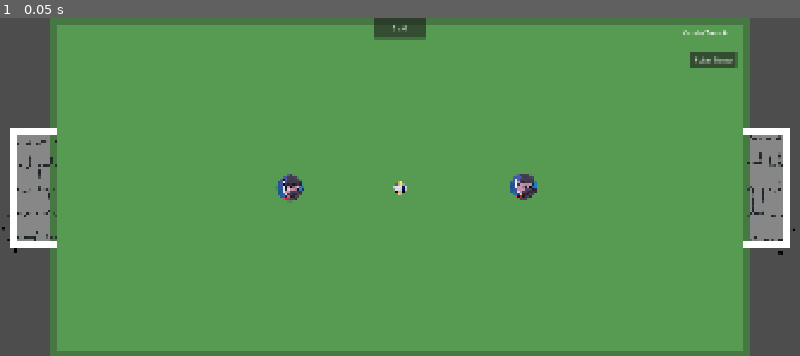
Above: before the commit, frame 1.
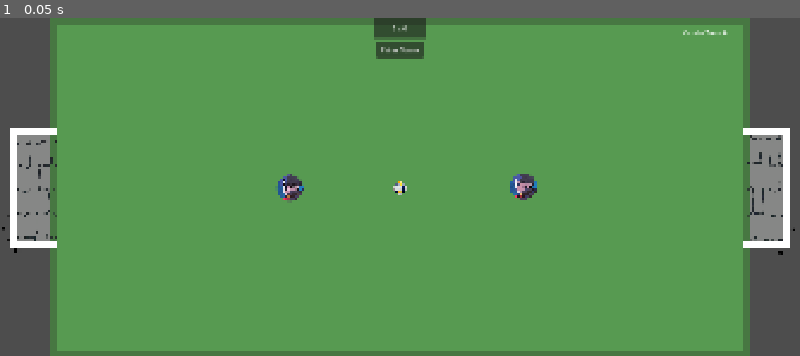
Above: after the commit, the same moment.

Repository: Icrowsz/BlueLock
Game: Godot game, scene res://cenas/Campo.tscn
The game is run twice, just before and just after one commit, with the same random seed, the same clock (stepped at 60 frames per second) and the same inputs.
Inputs:
- Up to frame 1 (0.05 s): no input

The runs differ from the first frame. In frame 1, 0.6% of the frame differs, in the area x 47-93%, y 7-15%.

Commit message:
mensagem de cooldown
melhorias no design

Diff:
--- a/bluelockpaletas/cenas/Campo.tscn
+++ b/bluelockpaletas/cenas/Campo.tscn
@@ -6,6 +6,7 @@
 [ext_resource type="Script" uid="uid://bd08y5h40xpml" path="res://codigos/Placar.gd" id="5_03kpf"]
 [ext_resource type="PackedScene" uid="uid://c6diob41p1sf" path="res://cenas/Isagi.tscn" id="5_s60hy"]
 [ext_resource type="Script" uid="uid://dav64dqrkbgnd" path="res://codigos/UIHabilidade.gd" id="7_i77rs"]
+[ext_resource type="Script" uid="uid://b3dhnhqui1wpv" path="res://codigos/UIMensagem.gd" id="8_5pgv7"]
 [ext_resource type="Script" uid="uid://dntj5x3p225d8" path="res://codigos/UITurno.gd" id="8_57jda"]
 
 [sub_resource type="RectangleShape2D" id="RectangleShape2D_237nx"]
@@ -293,8 +294,19 @@
 
 [node name="BotaoPularTurno" type="Button" parent="UITurno" unique_id=129683379]
 unique_name_in_owner = true
-offset_left = 1656.0
-offset_top = 80.0
-offset_right = 1768.0
-offset_bottom = 120.0
+offset_left = 904.0
+offset_top = 56.0
+offset_right = 1016.0
+offset_bottom = 96.0
 text = "Pular Turno"
+
+[node name="UIMensagem" type="CanvasLayer" parent="." unique_id=424843351]
+script = ExtResource("8_5pgv7")
+
+[node name="LabelMensagem" type="Label" parent="UIMensagem" unique_id=974411143]
+unique_name_in_owner = true
+offset_left = 720.0
+offset_top = 120.0
+offset_right = 1209.0
+offset_bottom = 176.0
+theme_override_font_sizes/font_size = 20
--- a/bluelockpaletas/codigos/Botao.gd
+++ b/bluelockpaletas/codigos/Botao.gd
@@ -60,11 +60,17 @@
 func _input(event: InputEvent) -> void:
 	if event is InputEventMouseButton and event.button_index == MOUSE_BUTTON_LEFT:
 		var pos_mouse := get_global_mouse_position()
-		if event.pressed and _mouse_sobre_o_botao(pos_mouse):
-			arrastando = true
-			ponto_inicial = pos_mouse
-			if linha_mira:
-				linha_mira.visible = true
+		if event.pressed and _mouse_no_corpo(pos_mouse):
+			# clicar SEMPRE seleciona o personagem pra UI mostrar as
+			# habilidades dele — independe de ser a vez do time ou não,
+			# assim dá pra "inspecionar" qualquer botão em campo
+			Eventos.botao_selecionado.emit(self)
+
+			if _pode_arrastar():
+				arrastando = true
+				ponto_inicial = pos_mouse
+				if linha_mira:
+					linha_mira.visible = true
 		elif not event.pressed and arrastando:
 			_soltar_e_chutar(pos_mouse)
 
@@ -74,10 +80,12 @@
 		_atualizar_mira(get_global_mouse_position())
 
 
-func _mouse_sobre_o_botao(pos_mouse_global: Vector2) -> bool:
-	if not pode_agir() or not Turnos.tem_acao_disponivel("movimento"):
-		return false
+func _mouse_no_corpo(pos_mouse_global: Vector2) -> bool:
 	return global_position.distance_to(pos_mouse_global) < raio_clique
+
+
+func _pode_arrastar() -> bool:
+	return pode_agir() and Turnos.tem_acao_disponivel("movimento")
 
 
 func _atualizar_mira(pos_atual_global: Vector2) -> void:
@@ -123,16 +131,12 @@
 	if not body.is_in_group("bola"):
 		return
 	bola_no_alcance = body
-	if nome_habilidade() != "":
-		Eventos.habilidade_disponivel.emit(self)
 
 
 func _on_bola_saiu_alcance(body: Node) -> void:
 	if not body.is_in_group("bola") or bola_no_alcance != body:
 		return
 	bola_no_alcance = null
-	if nome_habilidade() != "":
-		Eventos.habilidade_indisponivel.emit(self)
 
 
 func gol_inimigo_lado() -> String:
--- a/bluelockpaletas/codigos/Eventos.gd
+++ b/bluelockpaletas/codigos/Eventos.gd
@@ -8,5 +8,5 @@
 ## ou escutar esses sinais sem precisar ter referência direta umas às outras.
 
 signal gol_marcado(lado: String)  # "esquerda" ou "direita"
-signal habilidade_disponivel(botao: Botao)    # emitido quando dá pra usar uma habilidade
-signal habilidade_indisponivel(botao: Botao)  # emitido quando deixa de dar
+signal botao_selecionado(botao: Botao)   # emitido quando o jogador clica em um personagem
+signal mensagem_solicitada(texto: String)  # pede pra UI mostrar um aviso rápido na tela
--- a/bluelockpaletas/codigos/UIHabilidade.gd
+++ b/bluelockpaletas/codigos/UIHabilidade.gd
@@ -1,22 +1,20 @@
 extends CanvasLayer
 
-## Botão de habilidade especial (ex: "Chute Direto") que aparece no canto
-## inferior da tela quando o jogador tem uma habilidade disponível, e some
-## quando deixa de estar no alcance.
+## Painel de habilidade que mostra a habilidade do personagem CLICADO
+## (nome + estado de cooldown, se houver). Some se o personagem clicado
+## não tiver nenhuma habilidade.
 ##
 ## Estrutura de nós esperada (monte no editor):
 ##
 ## CanvasLayer (UIHabilidade)  <- este script aqui
 ##   └── BotaoHabilidade (Button)
-##         ancorado no canto inferior (ex: bottom-right ou bottom-center)
+##         ancorado no canto inferior
 ##         começa com "visible" desmarcado no editor
-##         IMPORTANTE: clique direito no Button na árvore de cenas >
-##         "Acessar como Nome Único" (ícone %) — assim o script encontra
-##         ele mesmo que você aninhe dentro de containers depois pra estilizar
+##         IMPORTANTE: marque como Nome Único (%) na árvore de cenas
 
 @onready var botao_habilidade: Button = %BotaoHabilidade
 
-var botao_ativo: Botao = null  # qual personagem está com a habilidade pronta
+var botao_selecionado: Botao = null  # último personagem clicado
 
 
 func _ready() -> void:
@@ -24,75 +22,54 @@
 		push_error("UIHabilidade: não encontrei o nó 'BotaoHabilidade'. Confira se ele existe e está marcado como Nome Único (%) na árvore de cenas.")
 		return
 
-	Eventos.habilidade_disponivel.connect(_on_habilidade_disponivel)
-	Eventos.habilidade_indisponivel.connect(_on_habilidade_indisponivel)
+	Eventos.botao_selecionado.connect(_on_botao_selecionado)
 	Turnos.turno_iniciado.connect(_on_turno_iniciado)
 	botao_habilidade.pressed.connect(_on_botao_pressionado)
 	botao_habilidade.visible = false
 
 
-func _on_habilidade_disponivel(botao: Botao) -> void:
-	if not botao.tem_habilidade_no_alcance():
-		return  # não é o turno desse time
-	botao_ativo = botao
-	_atualizar_botao(botao)
+func _on_botao_selecionado(botao: Botao) -> void:
+	if botao.nome_habilidade() == "":
+		# personagem sem nenhuma habilidade (ex: Botao base): não mostra nada
+		botao_selecionado = null
+		botao_habilidade.visible = false
+		return
+
+	botao_selecionado = botao
+	_atualizar_texto()
 	botao_habilidade.visible = true
 
 
-func _on_habilidade_indisponivel(botao: Botao) -> void:
-	# só esconde se for o mesmo botão que estava ativo (evita que um
-	# segundo personagem saindo do alcance esconda a habilidade de outro)
-	if botao_ativo == botao:
-		botao_ativo = null
-		botao_habilidade.visible = false
+func _on_turno_iniciado(_time: String) -> void:
+	# os cooldowns são decrementados por cada Botao ao ouvir o mesmo sinal
+	# (ver Botao.gd, _on_turno_mudou). Usamos call_deferred pra garantir
+	# que essa atualização de texto rode DEPOIS que todos os cooldowns já
+	# foram decrementados nesse frame.
+	_atualizar_texto.call_deferred()
 
 
-func _on_turno_iniciado(time: String) -> void:
-	# usamos call_deferred aqui de propósito: cada Botao também está
-	# escutando esse mesmo sinal pra decrementar seu próprio cooldown
-	# (ver Botao.gd, _on_turno_mudou). Precisamos garantir que TODOS os
-	# cooldowns já foram atualizados antes de recalcular o que a UI
-	# mostra — call_deferred adia essa checagem pro fim do frame atual,
-	# depois que os outros handlers já rodaram.
-	_revalidar_apos_turno.call_deferred(time)
-
-
-func _revalidar_apos_turno(_time: String) -> void:
-	# ao trocar de turno, verifica se algum personagem do NOVO time já
-	# está com a bola no alcance (o sinal habilidade_disponivel só
-	# dispara quando a bola ENTRA na área — se ela já estava lá antes
-	# da troca de turno, precisamos revalidar manualmente aqui)
-	botao_ativo = null
-	botao_habilidade.visible = false
-
-	for nodo in get_tree().get_nodes_in_group("botoes"):
-		var botao := nodo as Botao
-		if botao and botao.tem_habilidade_no_alcance():
-			botao_ativo = botao
-			_atualizar_botao(botao)
-			botao_habilidade.visible = true
-			break
-
-
-func _atualizar_botao(botao: Botao) -> void:
-	var habilidade := botao.nome_habilidade()
-	if botao.esta_em_cooldown(habilidade):
-		botao_habilidade.text = "Aguarde (%d)" % botao.turnos_restantes_cooldown(habilidade)
-		botao_habilidade.disabled = true
+func _atualizar_texto() -> void:
+	if not botao_selecionado:
+		return
+	var habilidade := botao_selecionado.nome_habilidade()
+	if botao_selecionado.esta_em_cooldown(habilidade):
+		botao_habilidade.text = "Aguarde (%d)" % botao_selecionado.turnos_restantes_cooldown(habilidade)
 	else:
 		botao_habilidade.text = habilidade
-		botao_habilidade.disabled = not Turnos.tem_acao_disponivel("habilidade")
 
 
 func _on_botao_pressionado() -> void:
-	if botao_ativo and botao_ativo.pode_usar_habilidade():
-		# IMPORTANTE: executa a habilidade ANTES de consumir a ação.
-		# Se fizéssemos o contrário, e essa fosse a última ação do turno,
-		# Turnos.usar_acao() já teria trocado o turno pro time adversário
-		# antes de usar_habilidade() rodar — e a checagem de segurança
-		# dentro dela (pode_usar_habilidade -> pode_agir) cancelaria o
-		# efeito silenciosamente, achando que não era mais a vez do time.
-		botao_ativo.usar_habilidade()
+	if not botao_selecionado:
+		return
+
+	var habilidade := botao_selecionado.nome_habilidade()
+
+	if botao_selecionado.esta_em_cooldown(habilidade):
+		var restantes := botao_selecionado.turnos_restantes_cooldown(habilidade)
+		Eventos.mensagem_solicitada.emit("%s em cooldown! Aguarde mais %d turno(s)." % [habilidade, restantes])
+		return
+
+	if botao_selecionado.pode_usar_habilidade():
+		botao_selecionado.usar_habilidade()
 		Turnos.usar_acao("habilidade")
-	botao_habilidade.visible = false
-	botao_ativo = null
+		_atualizar_texto()  # reflete o cooldown recém-iniciado na hora
--- /dev/null
+++ b/bluelockpaletas/codigos/UIMensagem.gd
@@ -0,0 +1,51 @@
+extends CanvasLayer
+
+## Mostra uma mensagem rápida na tela (fade in, espera, fade out).
+## Disparada de QUALQUER lugar do jogo, sem precisar conhecer esse nó:
+##
+##     Eventos.mensagem_solicitada.emit("Texto do aviso aqui")
+##
+## Estrutura de nós esperada (monte no editor):
+##
+## CanvasLayer (UIMensagem)  <- este script aqui
+##   └── LabelMensagem (Label)
+##         posicione onde preferir (ex: centro da tela, ou embaixo do
+##         placar), fonte de destaque, começa invisível
+##         IMPORTANTE: marque como Nome Único (%) na árvore de cenas
+
+@export var duracao: float = 1.5  # segundos que a mensagem fica visível
+
+@onready var label_mensagem: Label = %LabelMensagem
+
+var tween_ativo: Tween = null
+
+
+func _ready() -> void:
+	if not label_mensagem:
+		push_error("UIMensagem: não encontrei o nó 'LabelMensagem'. Confira se ele existe e está marcado como Nome Único (%).")
+		return
+
+	Eventos.mensagem_solicitada.connect(_on_mensagem_solicitada)
+	label_mensagem.visible = false
+	label_mensagem.modulate.a = 0.0
+
+
+func _on_mensagem_solicitada(texto: String) -> void:
+	label_mensagem.text = texto
+
+	# se já tinha uma mensagem em exibição, cancela a animação anterior
+	# pra não sobrepor duas ao mesmo tempo
+	if tween_ativo and tween_ativo.is_valid():
+		tween_ativo.kill()
+
+	label_mensagem.visible = true
+	label_mensagem.modulate.a = 0.0
+
+	var tempo_fade := 0.2
+	var tempo_espera: float = max(duracao - tempo_fade * 2.0, 0.0)
+
+	tween_ativo = create_tween()
+	tween_ativo.tween_property(label_mensagem, "modulate:a", 1.0, tempo_fade)
+	tween_ativo.tween_interval(tempo_espera)
+	tween_ativo.tween_property(label_mensagem, "modulate:a", 0.0, tempo_fade)
+	tween_ativo.finished.connect(func() -> void: label_mensagem.visible = false)
Not shown, added: bluelockpaletas/codigos/UIMensagem.gd.uid
